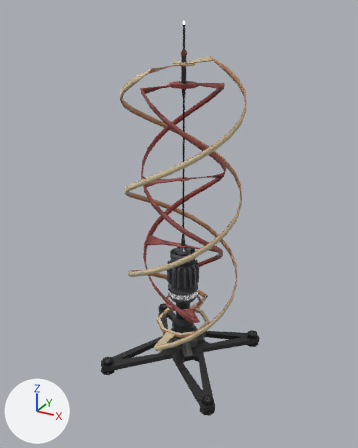
Two versions of the glTF model packages/resources/glb/wind-turbine.glb, one commit apart.
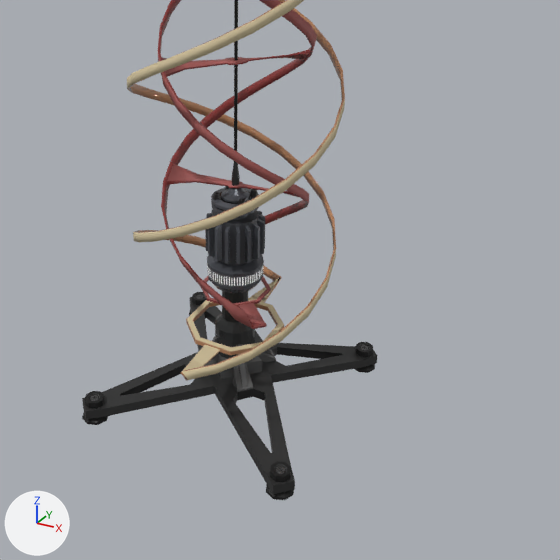
There are two pictures of each version: one whole from a 50 mm lens placed at (37.9, -70.4, 63.7), pointed at (-0.3, -1.1, 29.0), one close up on the part from 16% to 100% of the width and 33% to 100% of the height. Lighting does not change. The marker at lower left points along +X, +Y and +Z. Where no turn or scale is listed for an object, it has been applied to the vertices. Vertices at the same position are counted once.
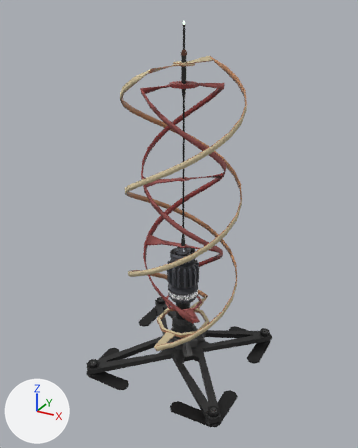
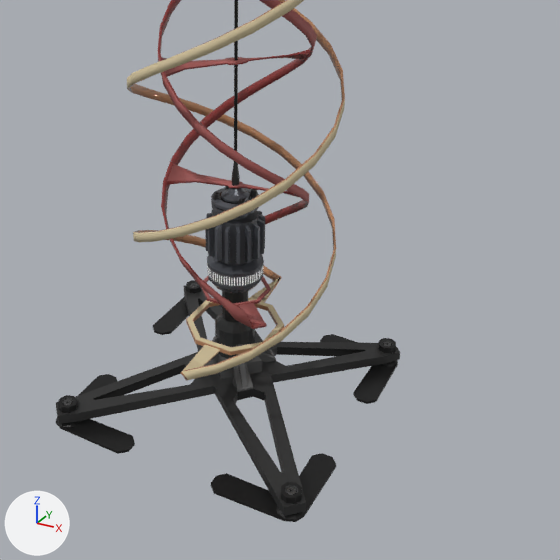
What changed in the scene script:
```text
Change me_cube_001:
    used by ob_cube; location = (0.0, 0.0, 0.0)
    remove me_cube_001.from_pydata(...)  # 622 vertices, 1172 faces; spans x -12.0..12.0, y -12.2..12.2, z 0.0..7.7
    add me_cube_001.from_pydata(...)  # 670 vertices, 1252 faces; spans x -14.0..14.0, y -14.0..14.0, z 0.0..7.7
    me_cube_001 part 1: a new loose piece of 120 vertices spanning x -13.9..-4.6, y -14.0..-4.6, z 0.0..2.5, in mat_material
    me_cube_001 part 2: a new loose piece of 120 vertices spanning x 4.6..13.9, y -14.0..-4.6, z 0.0..2.5, in mat_material
    me_cube_001 part 3: a new loose piece of 120 vertices spanning x -13.9..-4.6, y 4.6..14.0, z 0.0..2.5, in mat_material
    me_cube_001 part 4: a new loose piece of 120 vertices spanning x 4.6..13.9, y 4.6..14.0, z 0.0..2.5, in mat_material
    me_cube_001 part 5: 1 vertex moved within x -10.6, y -10.6, z 2.1; 121 vertices removed from x -12.0..-8.6, y -12.2..-8.6, z 0.0..2.5; 13 vertices added at x -14.0..-10.6, y -14.0..-10.5, z 0.8..2.1
    me_cube_001 part 6: 1 vertex moved within x 10.6, y -10.6, z 2.1; 121 vertices removed from x 8.6..12.0, y -12.2..-8.6, z 0.0..2.5; 13 vertices added at x 10.6..14.0, y -14.0..-10.5, z 0.8..2.1
    me_cube_001 part 7: 1 vertex moved within x -10.6, y 10.6, z 2.1; 121 vertices removed from x -12.0..-8.6, y 8.6..12.2, z 0.0..2.5; 13 vertices added at x -14.0..-10.6, y 10.5..14.0, z 0.8..2.1
    me_cube_001 part 8: 1 vertex moved within x 10.6, y 10.6, z 2.1; 121 vertices removed from x 8.6..12.0, y 8.6..12.2, z 0.0..2.5; 13 vertices added at x 10.6..14.0, y 10.5..14.0, z 0.8..2.1
```

Where the change shows, as pixel boxes (x1, y1, x2, y2) in the close-ups (560 x 560 px):
'Cube', reshaped (17% wider, 16% taller): before (82, 292, 377, 500); after (56, 280, 400, 522)
part 1 of me_cube_001, added (black): after (56, 374, 135, 454)
part 2 of me_cube_001, added (black): after (211, 453, 336, 522)
part 3 of me_cube_001, added (black): after (153, 280, 222, 335)
part 4 of me_cube_001, added (black): after (320, 334, 398, 404)
part 5 of me_cube_001, cut back: before (82, 352, 215, 425); after (56, 352, 215, 424)
part 6 of me_cube_001, cut back: before (215, 377, 295, 500); after (215, 377, 306, 516)
part 7 of me_cube_001, cut back: before (189, 292, 222, 351); after (184, 285, 222, 352)
part 8 of me_cube_001, cut back: before (271, 342, 377, 383); after (271, 342, 400, 383)
